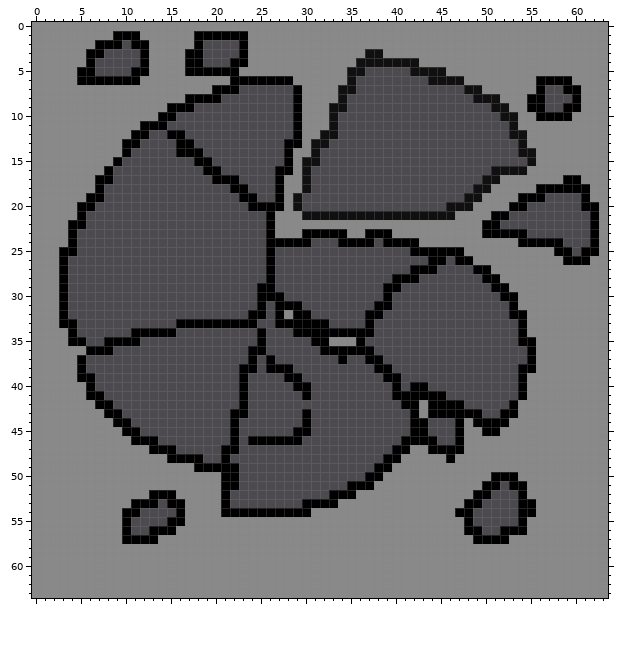
Edited in one commit: pixel-art sprite (Assets/Art/Environment/fallen_rock_1.png). That is the earlier state.
The file is 64x64 pixels.
The same view after the edit:
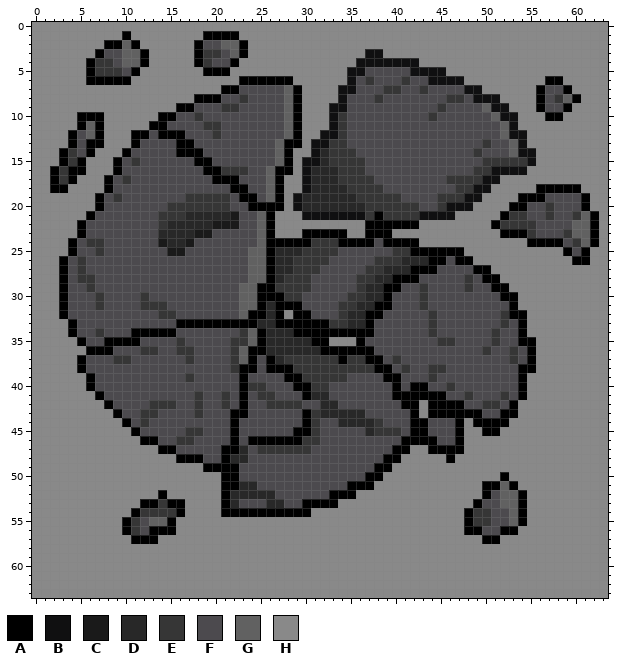
Palette (. is transparent): A #000000  B #101011  C #1a1a1a  D #282828  E #363636  F #4c4a4e  G #616161  H #898989
Diff:
Changed rows in their new state; - is an unchanged pixel.
first column x 2:
 1 -------H-H------H----H---------------------------------------
 2 -----H--G-H--------GG----------------------------------------
 3 ----H---GG-----H-EE-G----------------------------------------
 4 -----EE-GG-----H-E---H---------------------------------------
 5 ---H-EEE--H----HH---H----------------------------------------
 6 ---H-----H----------H--------------E---E--------------H--H---
 7 ------------------H-------G----------EE--E----------------H--
 8 ---------------H-----E----G---------E-------EE-------H--EG---
 9 -------------H-----EE-----G----------------E----G----H----H--
10 ---AAA----------E---------G-----E---------E------G----H--H---
11 ---AGA----H------EE-------G-----E-----------------G----------
12 --AFGA------A-----E-------G-----E-----------------G----------
13 --AFAA--H----------------G-----EE---------------E--G---------
14 -AEFA--------------------G----DEEE-------------E---G---------
15 -AEA-----E---------------G----DEEEE-------------EEEEE--------
16 AEAA--HA-----------EEE--G----DDDEEE------------EE------------
17 AEA--H--E---------------G----DDDEEEE--------EEEE---------HH--
18 AA---HA-----------------G----DDDDEEEE--------EE------------H-
19 ----H--E-------EEEEE----G---DDDDDDEEEEE----EEE---------------
20 ---HHA-------EEEEEEE--------DDDDDDDEEEEEE--E-----------E----H
21 ---HA-------EEEDDDDDC--G-----------EAEEEE--------H-EE--E--EG-
22 --H---------EDDDDDCCC--G-----------AAAAAA-------H-EEEE----GG-
23 --HA--------DDDDCC-----G------------------------HH---E---EGG-
24 ----EE------CDDC-------G-----EEE--------------------H-----EG-
25 -H---E-------CC-------GG-DDDEEEE------EE----------------H---H
26 ---E------------------GG-DDEEEE-----EEEDDD---------------H---
27 ---E------------------GG-DDEEE-----EEDDD---------------------
28 ---EE-----------------GG-DEEE-----EEDD--------E--------------
29 ----E----------------GG--EEEE-----EDD----E----E--------------
30 -----E----E----------GG---EE-----EEDD----E-------------------
31 -----E----EEE--------GG-D-------EEDD-----E-------------------
32 ------------EE-------G--D-------EDD-------E-------E----------
33 -H---------------------DD------EEDD-------E-------E----------
34 -----E---------------EG-DDD---------------E------E-----------
35 --H-----------E-----EEG-DDDDD--------------EE----E-----------
36 ----------EE--EE----EG--DDDDDD------------------E--E---------
37 -------EE------E----EG---DEEEEEE-EE---E------------E---------
38 --------------------E------EEEEEEEEE---E--EE-----------------
39 ---H-----------E------------EEEEE---------E------------------
40 ----------------------EE-----EE-------------E----------------
41 ----H-----------E--E---EE----DD---------------E---E----------
42 -----H-----EEE--E--E----EEEE--DD----------------EE-----------
43 ------H---EE----E------------EDDDDD--------------------------
44 -------H--E------------------E--DDDDE------------------------
45 --------H------EE------------E-----DEEE----------------------
46 ---------H----EE------------EE-------------------------------
47 -----------H---------D-EEEEEE--------------------------------
48 -------------H------DD---------------------------------------
49 ----------------H--------------------------------------------
50 -------------------------------------------------H-H---------
51 ---------------------DD---------------------------G-H--------
52 -----------H-H------DDDDD----------------------H--GG---------
53 ---------H--E-------D---DD--------------------H---GG-H-------
54 --------H-EEEE-------------------------------H-EE--G-H-------
55 ---------E-GG-H--------------------------------EE--G---------
56 ---------E------------------------------------------H--------
57 --------H--------------------------------------H--H----------
